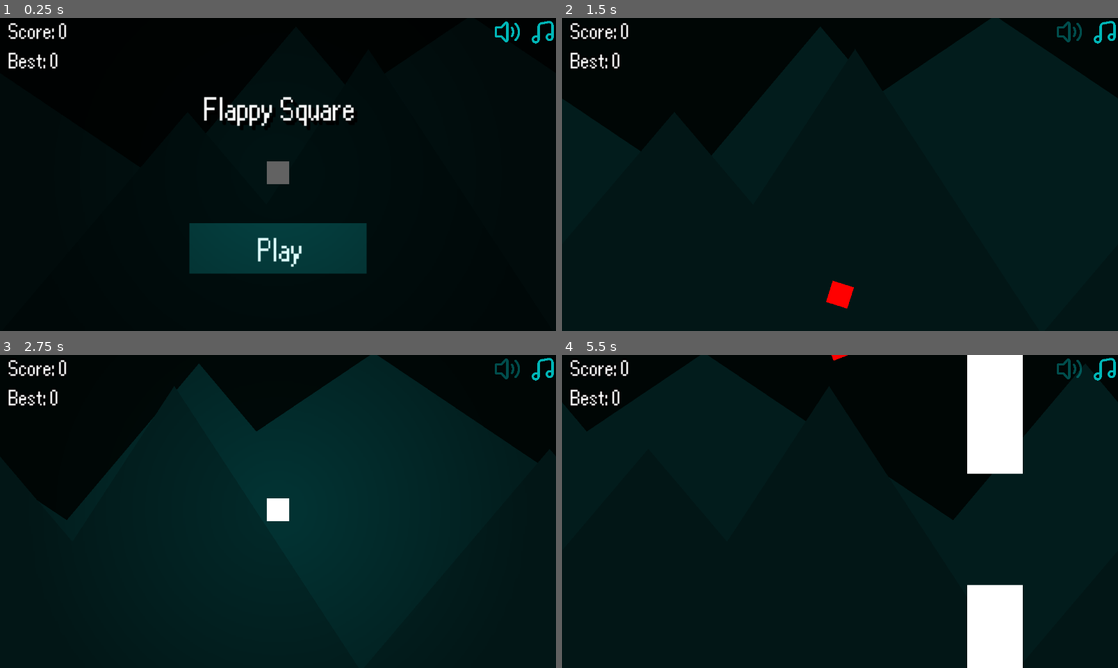
Above: before the commit, frames 1-4 (two rows, left to right).
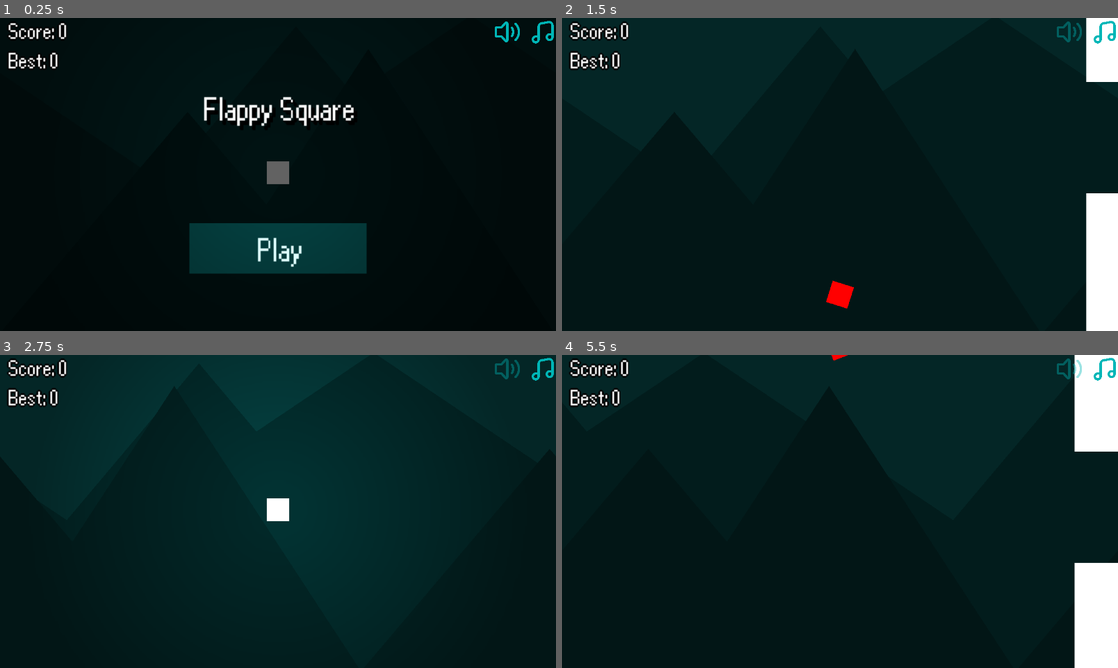
Above: after the commit, the same moments.

Repository: Nabil080/flappy-square
Game: Godot game, scene res://core/game.tscn
The game is run twice, just before and just after one commit, with the same random seed, the same clock (stepped at 60 frames per second) and the same inputs.
Inputs (mouse positions are in pixels of both pictures, inside the frame that each line leads up to):
- Up to frame 1 (0.25 s): no input
- Up to frame 2 (1.5 s): click "Play" at 0.5 s; click (1067, 30) at 1.25 s
- Up to frame 3 (2.75 s): click "Restart" at 2 s
- Up to frame 4 (5.5 s): click (1067, 367) at 2.75 s; click (1067, 367) at 3.5 s; move the mouse to (962, 495) at 4.27 s; tap M (toggle_music) at 4.35 s; click (962, 495) at 4.42 s; tap Space (flap) at 4.52, 4.82, 5.27 s; move the mouse to (728, 527) at 5.02 s; tap S (toggle_sfx) at 5.1 s; click (728, 527) at 5.17 s

The runs differ from the first frame. In frame 2, 22% of the frame differs, in the area x 0-100%, y 0-100%; in frame 3, 21%; in frame 4, 27%.

Commit message:
random distance between pipes

Diff:
--- a/core/parallax.tscn
+++ b/core/parallax.tscn
@@ -43,7 +43,7 @@
 mesh = SubResource("PrismMesh_4c55m")
 
 [node name="ParallaxLayer3" type="ParallaxLayer" parent="."]
-modulate = Color(0.0006940364, 0.024093369, 0.020498523, 1)
+modulate = Color(0.016216699, 0.14789337, 0.14789343, 1)
 z_index = -7
 motion_scale = Vector2(0.5, 0.5)
 motion_mirroring = Vector2(640, 0)
@@ -98,7 +98,7 @@
 mesh = SubResource("PrismMesh_4c55m")
 
 [node name="ParallaxLayer6" type="ParallaxLayer" parent="."]
-modulate = Color(0.0006940364, 0.024093369, 0.020498523, 1)
+modulate = Color(0.016216699, 0.14789337, 0.14789343, 1)
 z_index = -7
 position = Vector2(-320, 0)
 motion_scale = Vector2(0.5, 0.5)
--- a/core/pipe_manager.gd
+++ b/core/pipe_manager.gd
@@ -4,33 +4,44 @@
 
 @onready var player: Player = $"../Player"
 const PIPES = preload("uid://bmkwntdta7k0t")
-const MAX_DIST := 50.0
+
+# Timing and movement parameters
+const MIN_INTERVAL := 0.5
+const MAX_INTERVAL := 2.0
+const MAX_Y_DIST := 64.0
 const MAX_PIPES := 5
-const SPAWN_INTERVAL := 1.5
+
+# Vertical bounds (prevents pipes from being off-screen)
+const MIN_Y := 0.0 + 64.0
+const MAX_Y := 180.0 - 64.0
 
 @onready var game: Node2D = $".."
 
 var pool: Array[Pipes] = []
 var active_pipes: Array[Pipes] = []
+var last_pipe_y := (MIN_Y + MAX_Y) / 2.0 # Start around mid-screen
 
 
 func _ready() -> void:
 	_spawn_loop()
 
 
-func reset():
-	# Hide and disable physics on all active pipes
+func reset() -> void:
 	for pipes in active_pipes:
 		_deactivate_pipe(pipes)
 		pool.append(pipes)
 	active_pipes.clear()
+	last_pipe_y = (MIN_Y + MAX_Y) / 2.0
 
 
 func _spawn_loop() -> void:
 	while true:
 		if not get_tree().paused and player.is_playing:
 			_spawn_pipe_from_pool()
-		await get_tree().create_timer(SPAWN_INTERVAL).timeout
+
+		# Random spawn interval
+		var interval = randf_range(MIN_INTERVAL, MAX_INTERVAL)
+		await get_tree().create_timer(interval).timeout
 
 
 func _spawn_pipe_from_pool() -> void:
@@ -40,10 +51,22 @@
 	else:
 		pipes = pool.pop_back()
 
-	# Reactivate
 	_activate_pipe(pipes)
-	pipes.global_position = global_position
-	pipes.move_local_y(randf_range(-MAX_DIST, MAX_DIST))
+
+	# Pick a random interval (used to scale max vertical distance)
+	var interval = randf_range(MIN_INTERVAL, MAX_INTERVAL)
+	var t = (interval - MIN_INTERVAL) / (MAX_INTERVAL - MIN_INTERVAL) # normalized 0..1
+	var max_dist = t * MAX_Y_DIST
+
+	# Calculate new Y, relative to the previous one
+	var new_y = last_pipe_y + randf_range(-max_dist, max_dist)
+
+	# Clamp to screen-safe range
+	new_y = clamp(new_y, MIN_Y, MAX_Y)
+	last_pipe_y = new_y
+
+	# Set position
+	pipes.global_position = Vector2(global_position.x, new_y)
 	active_pipes.append(pipes)
 
 
--- a/project.godot
+++ b/project.godot
@@ -19,6 +19,10 @@
 
 Music="*res://core/music.tscn"
 Globals="*res://core/globals.gd"
+
+[debug]
+
+gdscript/warnings/untyped_declaration=1
 
 [display]
 
